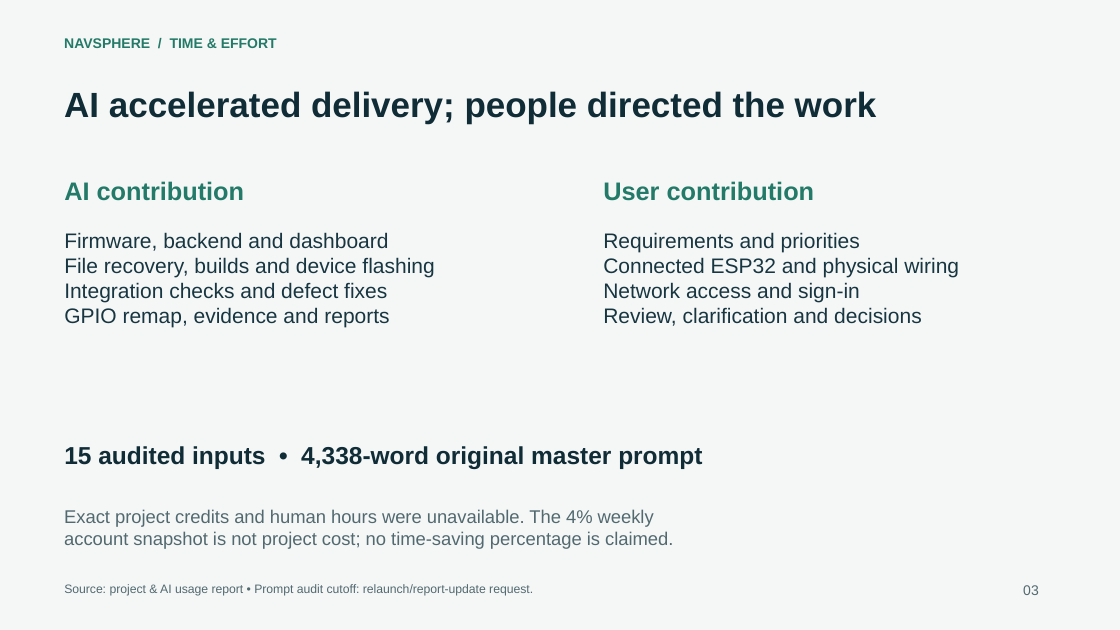
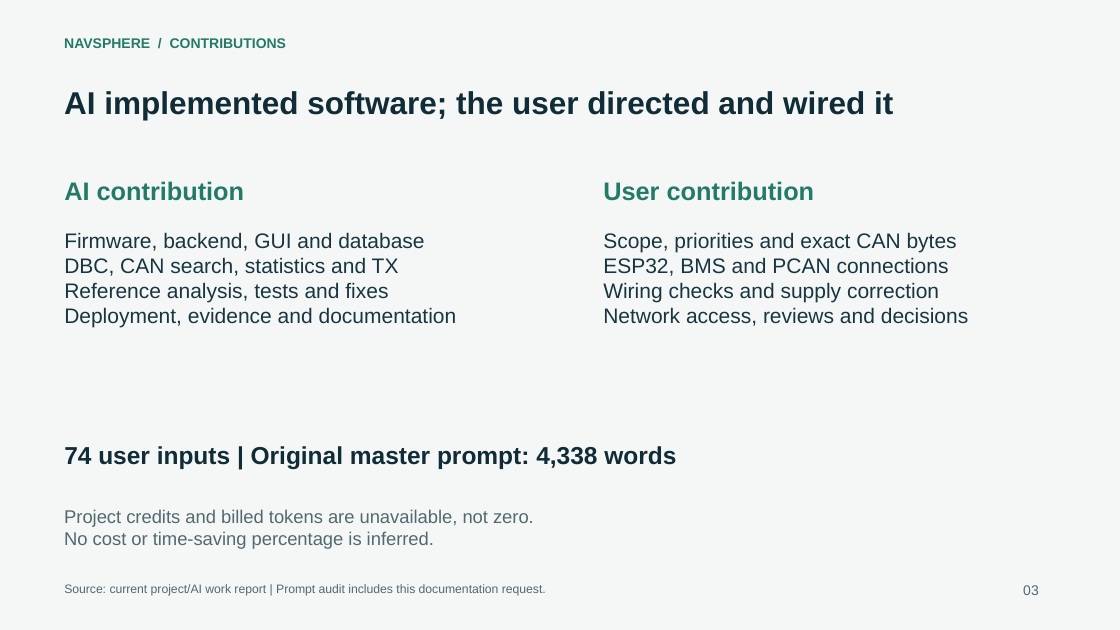
Before and after one commit to Charanmakkar/esp32_telematics-compelete_solution, a slide deck: slide 3 of output/reports/NavSphere_Stakeholder_Presentation.pptx. Drawn at 1120x630 pixels with LibreOffice and Linux fonts; fonts in the diff are those of the drawing. Boxes give left, top, right and bottom in pixels: in the first picture for what was removed or moved away, otherwise in the second. Text is boxed around its words. In the diff, an @@ line names an element or a change of style, - is before the commit and + after.

Commit message:
Refresh all project documentation and offline reports for v1.1.8
Document CAN transmission operation, wiring, storage, API contracts, deployment and pending hardware acceptance. Refresh OpenAPI, SQL schema reference, PDF guides, AI effort report, stakeholder slides and offline package. Preserve historical evidence and record documentation coverage and validation.

```diff
--- a/output/reports/NavSphere_Stakeholder_Presentation.pptx
+++ b/output/reports/NavSphere_Stakeholder_Presentation.pptx
@@ text at (64, 38, 286, 48): text changed @@
-NAVSPHERE / TIME & EFFORT
+NAVSPHERE / CONTRIBUTIONS
@@ text at (64, 91, 893, 120): text changed; size 30 to 27 pt @@
-AI accelerated delivery; people directed the work
+AI implemented software; the user directed and wired it
@@ text at (64, 232, 457, 328): text changed @@
-Firmware, backend and dashboard
-File recovery, builds and device flashing
-Integration checks and defect fixes
-GPIO remap, evidence and reports
+Firmware, backend, GUI and database
+DBC, CAN search, statistics and TX
+Reference analysis, tests and fixes
+Deployment, evidence and documentation
@@ text at (603, 232, 969, 326): text changed @@
-Requirements and priorities
-Connected ESP32 and physical wiring
-Network access and sign-in
-Review, clarification and decisions
+Scope, priorities and exact CAN bytes
+ESP32, BMS and PCAN connections
+Wiring checks and supply correction
+Network access, reviews and decisions
@@ text at (64, 446, 676, 469): text changed @@
-15 audited inputs • 4,338-word original master prompt
+74 user inputs | Original master prompt: 4,338 words
@@ text at (64, 509, 534, 549): text changed @@
-Exact project credits and human hours were unavailable. The 4% weekly
-account snapshot is not project cost; no time-saving percentage is claimed.
+Project credits and billed tokens are unavailable, not zero.
+No cost or time-saving percentage is inferred.
@@ text at (64, 584, 546, 596): text changed @@
-Source: project & AI usage report • Prompt audit cutoff: relaunch/report-update request.
+Source: current project/AI work report | Prompt audit includes this documentation request.
```
Also in this commit, not shown: 3 other slides changed, 1 slide added, 1 slide removed, 47 other files.
